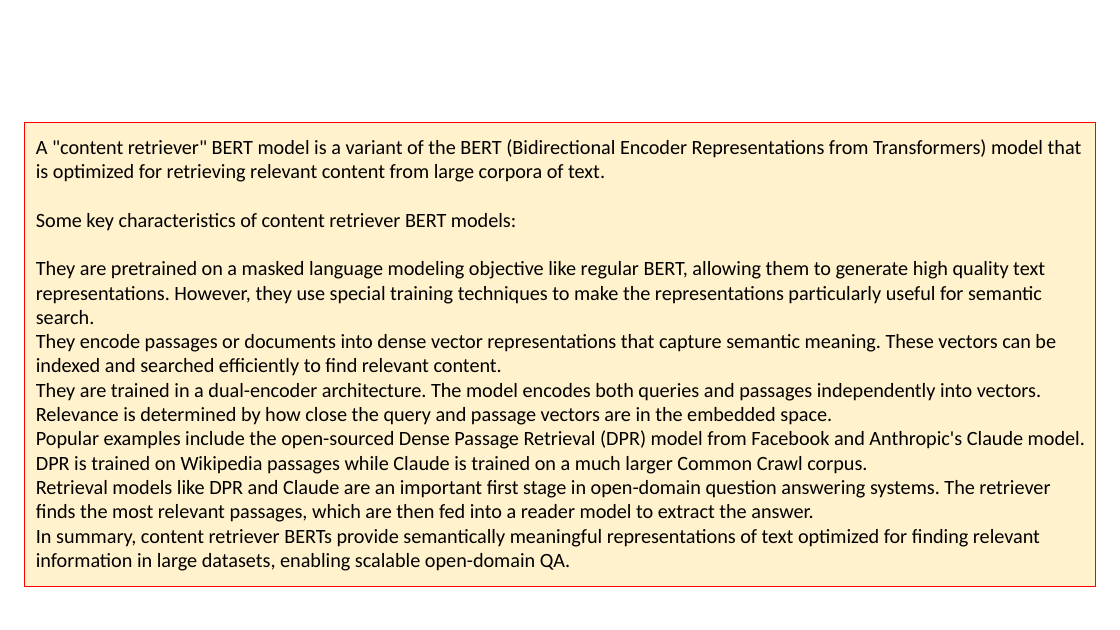
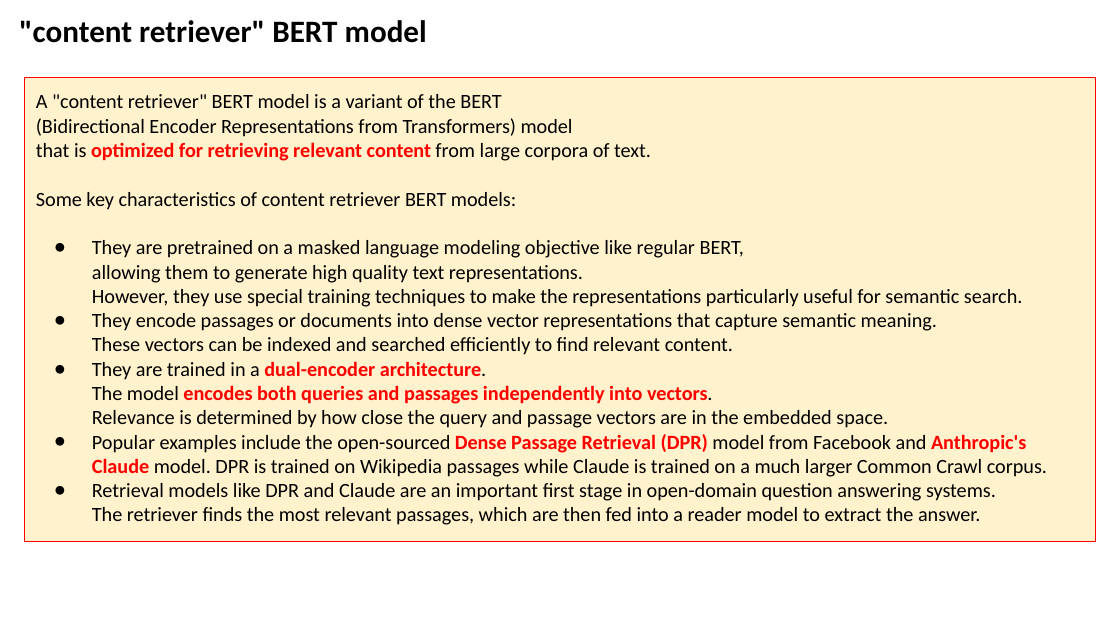
Before and after one commit to vitalmix/seminar, a slide deck: slide 26 of 2023/2023-10-27-AI-Updates.pptx (slide 19 before the commit). Drawn at 1120x630 pixels with LibreOffice and Linux fonts; fonts in the diff are those of the drawing. Boxes give left, top, right and bottom in pixels: in the first picture for what was removed or moved away, otherwise in the second. Text is boxed around its words. In the diff, an @@ line names an element or a change of style, - is before the commit and + after.

```diff
--- a/2023/2023-10-27-AI-Updates.pptx
+++ b/2023/2023-10-27-AI-Updates.pptx
@@ text added at (x1=19, y1=20, x2=427, y2=43), 20 pt, text #000000, bold @@
+"content retriever" BERT model
@@ rectangle "A "content retriever" BERT model ..." moved from (x1=25, y1=123, x2=1095, y2=587) to (x1=25, y1=77, x2=1095, y2=541) @@
@@ text in rectangle at (x1=36, y1=94, x2=651, y2=161): text changed @@
-A "content retriever" BERT model is a variant of the BERT (Bidirectional Encoder Representations from Transformers) model that is optimized for retrieving relevant content from large corpora of text.
+A "content retriever" BERT model is a variant of the BERT
+(Bidirectional Encoder Representations from Transformers) model
+that is optimized for retrieving relevant content from large corpora of text.
@@ text in rectangle at (x1=92, y1=240, x2=1047, y2=525): text colour #000000 to #FF0000, bold on in "dual-encoder architecture. encodes both queries and passages ...", "Dense Passage Retrieval (DPR) Anthropic's Claude"; bullet none to ● @@
@@ text in rectangle at (x1=36, y1=529, x2=1040, y2=571): paragraph removed @@
-In summary, content retriever BERTs provide semantically meaningful representations of text optimized for finding relevant information in large datasets, enabling scalable open-domain QA.
```
Also in this commit, not shown: 10 other slides changed, 7 slides added, 3 slides removed.
